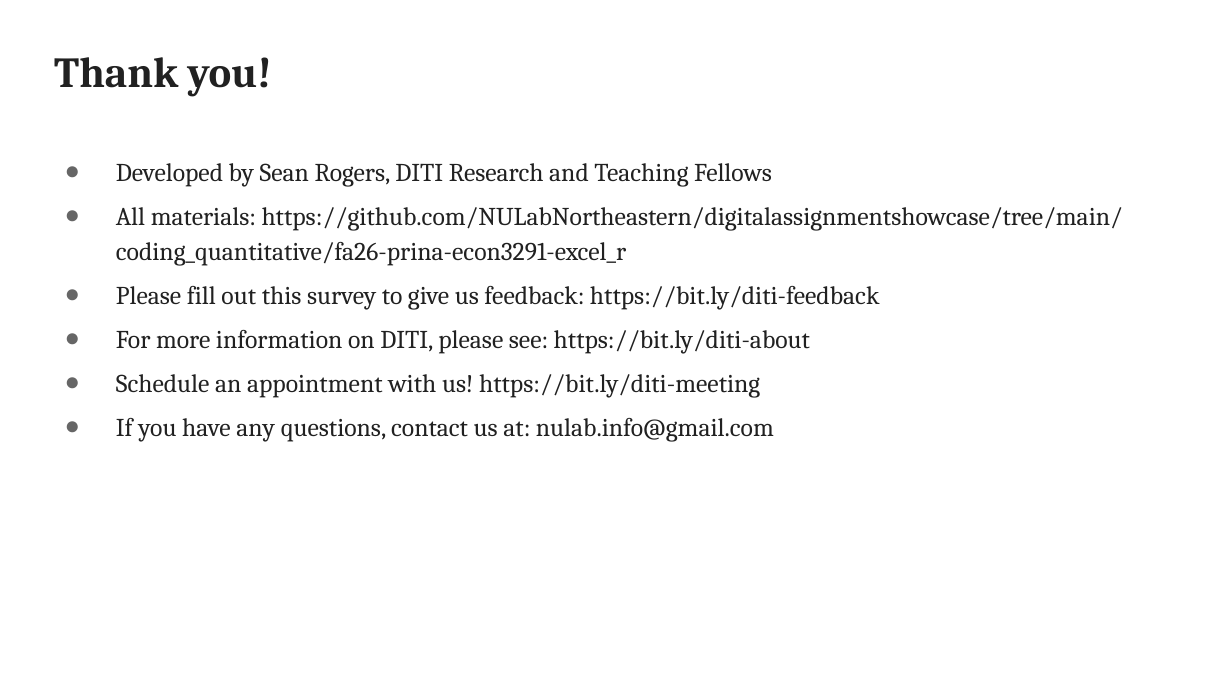
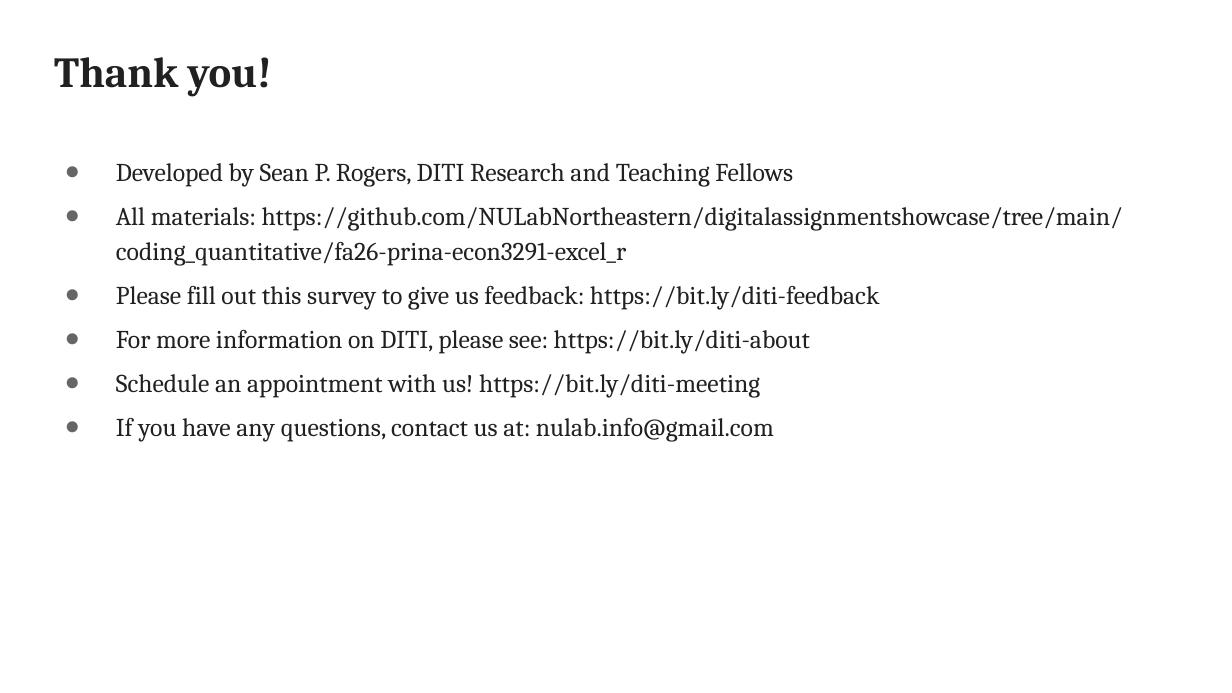
Before and after one commit to NULabNortheastern/digitalassignmentshowcase, a slide deck: slide 52 of coding_quantitative/fa26-prina-econ3291-excel_r/FA26-Prina-ECON3291-Excel-Walkthrough.pptx. Drawn at 1232x693 pixels with LibreOffice and Linux fonts; fonts in the diff are those of the drawing; background and template pictures are left out. Boxes give left, top, right and bottom in pixels: in the first picture for what was removed or moved away, otherwise in the second. Text is boxed around its words. In the diff, an @@ line names an element or a change of style, - is before the commit and + after.

```diff
--- a/coding_quantitative/fa26-prina-econ3291-excel_r/FA26-Prina-ECON3291-Excel-Walkthrough.pptx
+++ b/coding_quantitative/fa26-prina-econ3291-excel_r/FA26-Prina-ECON3291-Excel-Walkthrough.pptx
@@ text at [116,163,793,186]: text changed @@
-● Developed by Sean Rogers, DITI Research and Teaching Fellows
+● Developed by Sean P. Rogers, DITI Research and Teaching Fellows
```
Also in this commit, not shown: 1 other slide changed, 5 other files.
